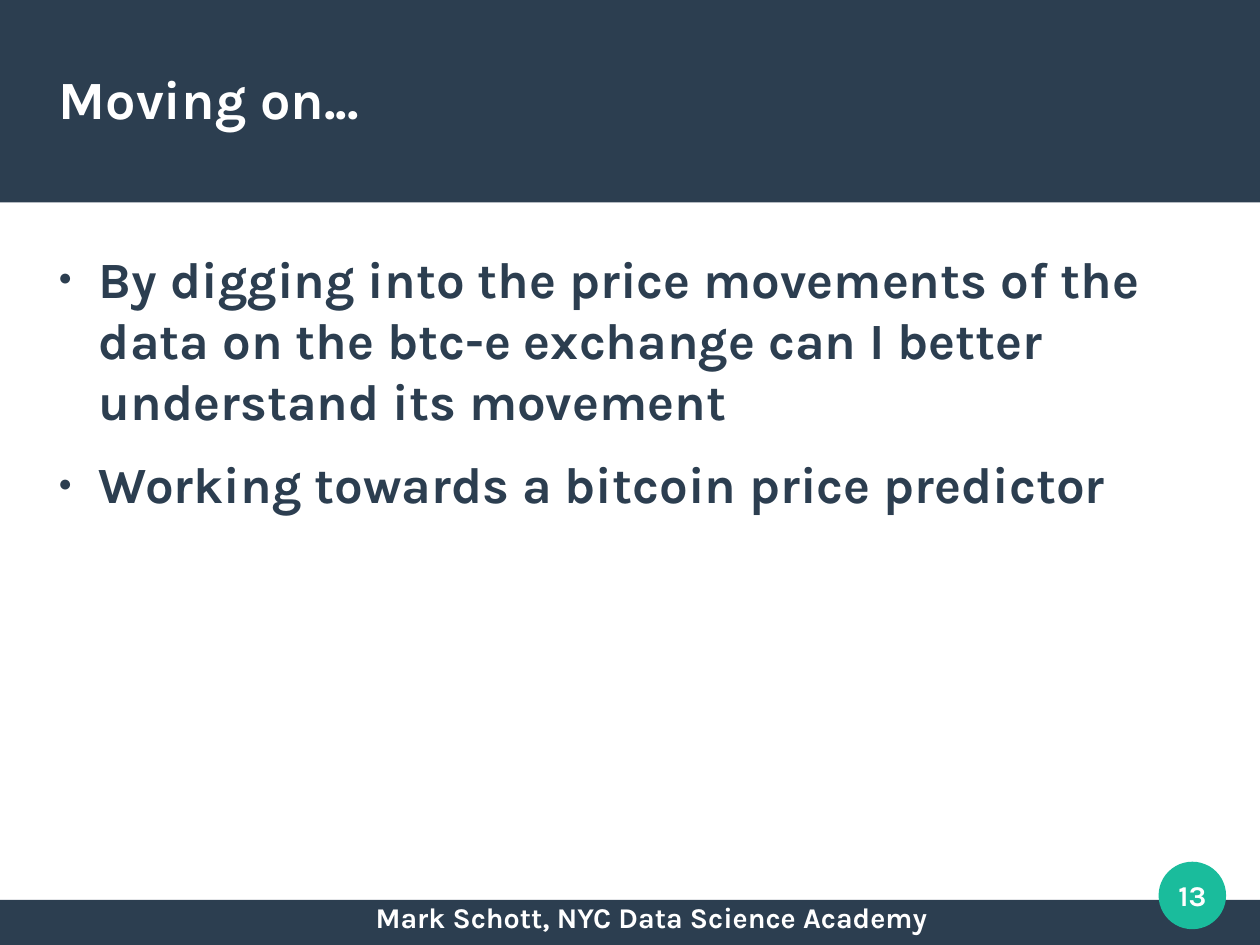
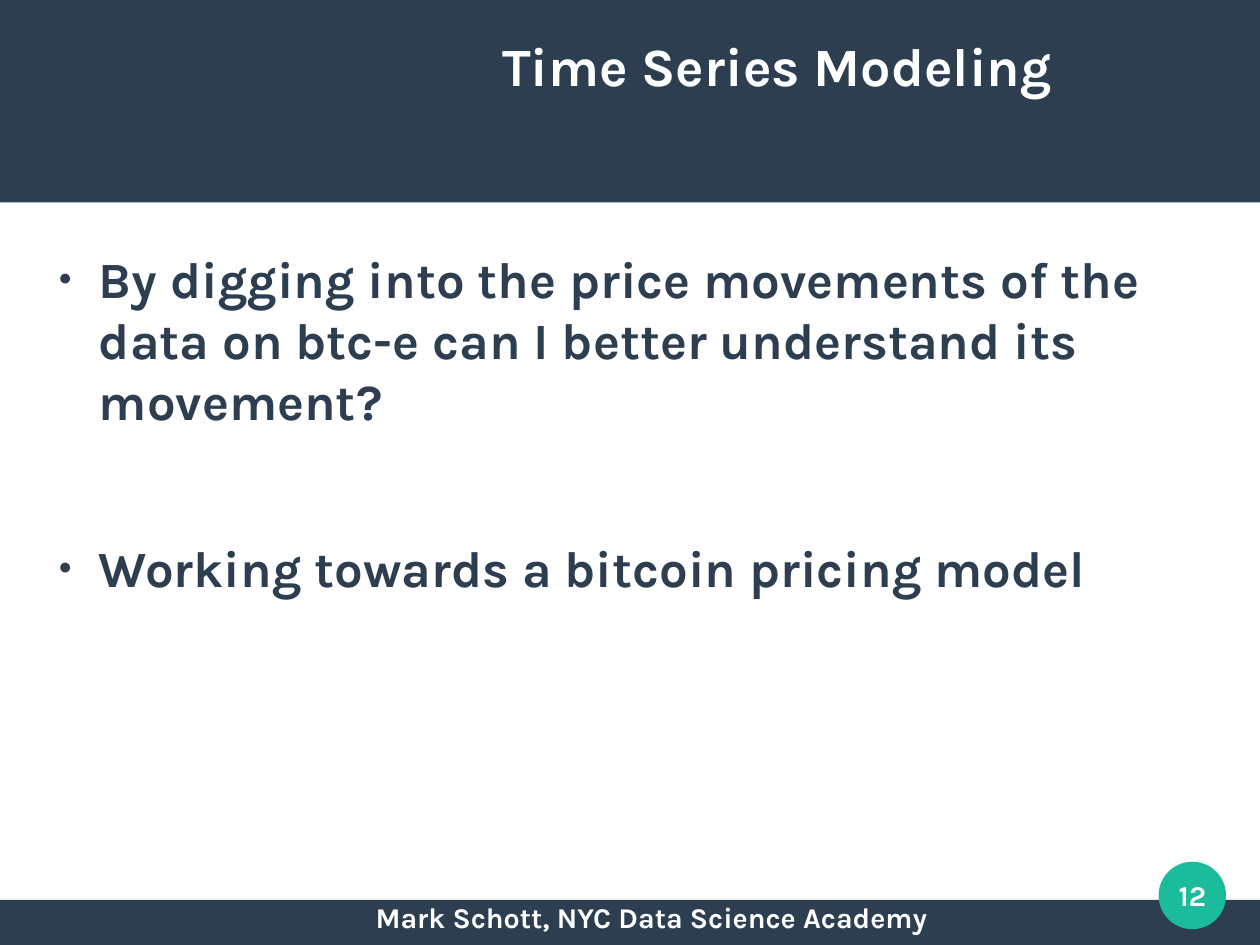
Before and after one commit to nycdatasci/bootcamp009_project, a slide deck: slide 12 of Project2-WebScraping/markschott/bitcoin/presentation/project2_mark_schott_prez.odp (slide 13 before the commit). Drawn at 1260x945 pixels with LibreOffice and Linux fonts; fonts in the diff are those of the drawing. Boxes give left, top, right and bottom in pixels: in the first picture for what was removed or moved away, otherwise in the second. Text is boxed around its words. In the diff, an @@ line names an element or a change of style, - is before the commit and + after.

```diff
--- a/Project2-WebScraping/markschott/bitcoin/presentation/project2_mark_schott_prez.odp
+++ b/Project2-WebScraping/markschott/bitcoin/presentation/project2_mark_schott_prez.odp
@@ title at [502,47,1052,99]: text changed @@
-Moving on...
+Time Series Modeling
@@ text at [99,262,1140,599]: text changed @@
-● By digging into the price movements of the data on the btc-e exchange can I better understand its movement
-● Working towards a bitcoin price predictor
+● By digging into the price movements of the data on btc-e can I better understand its movement?
+● Working towards a bitcoin pricing model
@@ page number at [1179,887,1206,906]: text changed @@
-13
+12
```
Also in this commit, not shown: 11 other slides changed, 3 slides added, 1 slide removed, 45 other files.
